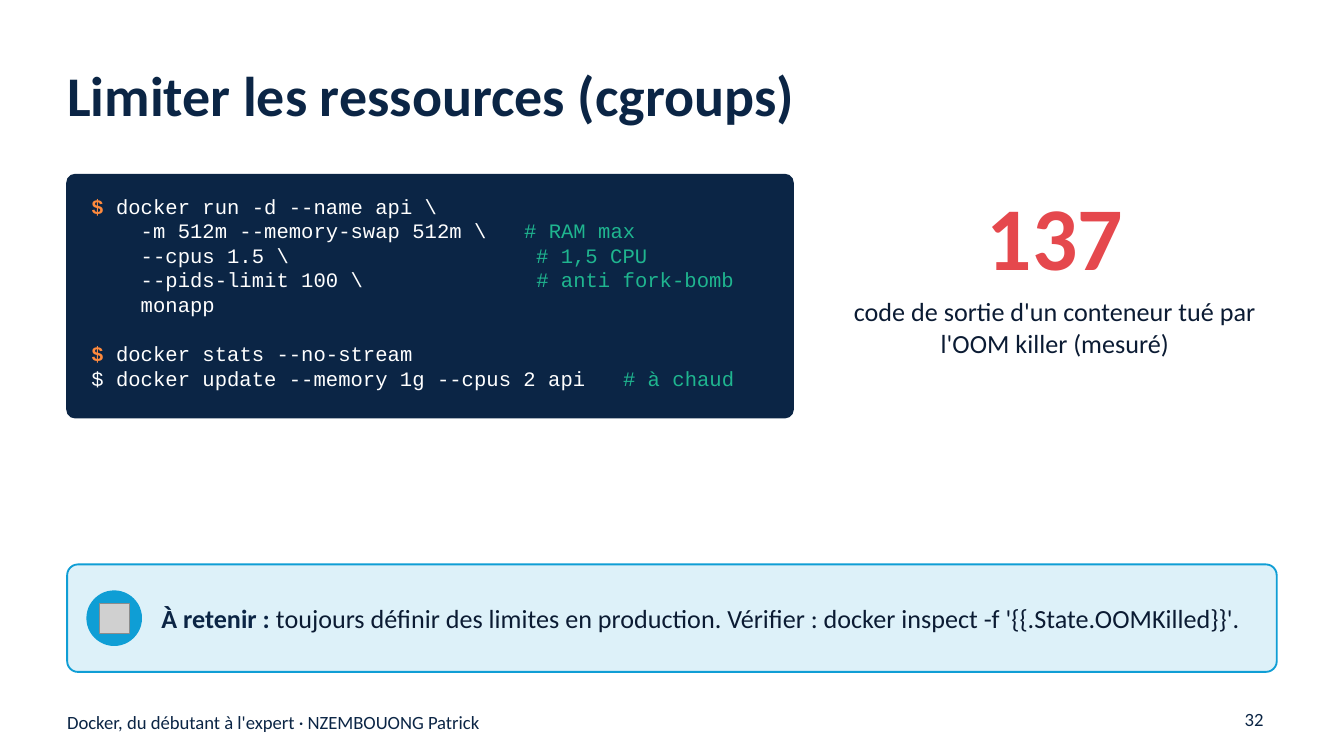
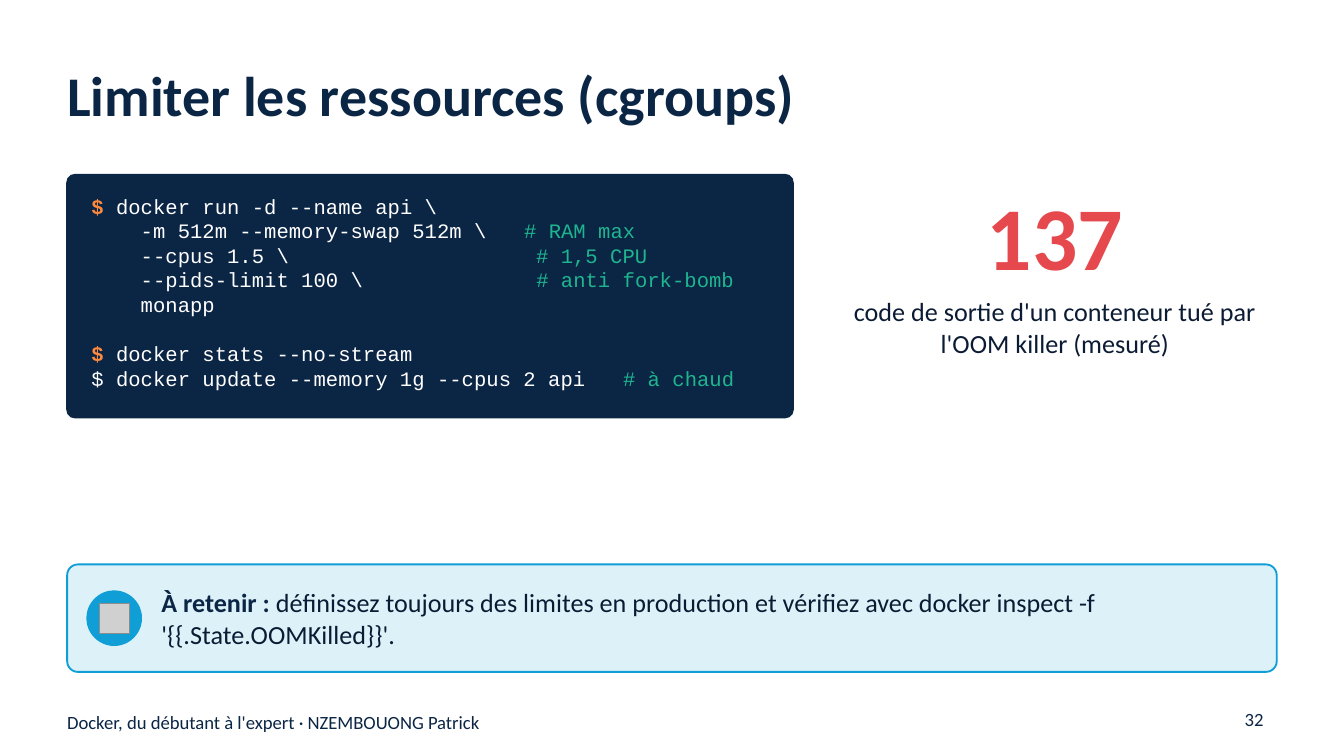
Before and after one commit to nzembouong18/Docker, a slide deck: slide 32 of support-de-cours/Docker-du-debutant-a-l-expert.pptx. Drawn at 1344x756 pixels with LibreOffice and Linux fonts; fonts in the diff are those of the drawing; grey boxes stand for pictures. Boxes give left, top, right and bottom in pixels: in the first picture for what was removed or moved away, otherwise in the second. Text is boxed around its words. In the diff, an @@ line names an element or a change of style, - is before the commit and + after.

```diff
--- a/support-de-cours/Docker-du-debutant-a-l-expert.pptx
+++ b/support-de-cours/Docker-du-debutant-a-l-expert.pptx
@@ text at box(161, 591, 1095, 648): text changed @@
-À retenir : toujours définir des limites en production. Vérifier : docker inspect -f '{{.State.OOMKilled}}'.
+À retenir : définissez toujours des limites en production et vérifiez avec docker inspect -f '{{.State.OOMKilled}}'.
```
Also in this commit, not shown: 15 other slides changed, 5 other files.
